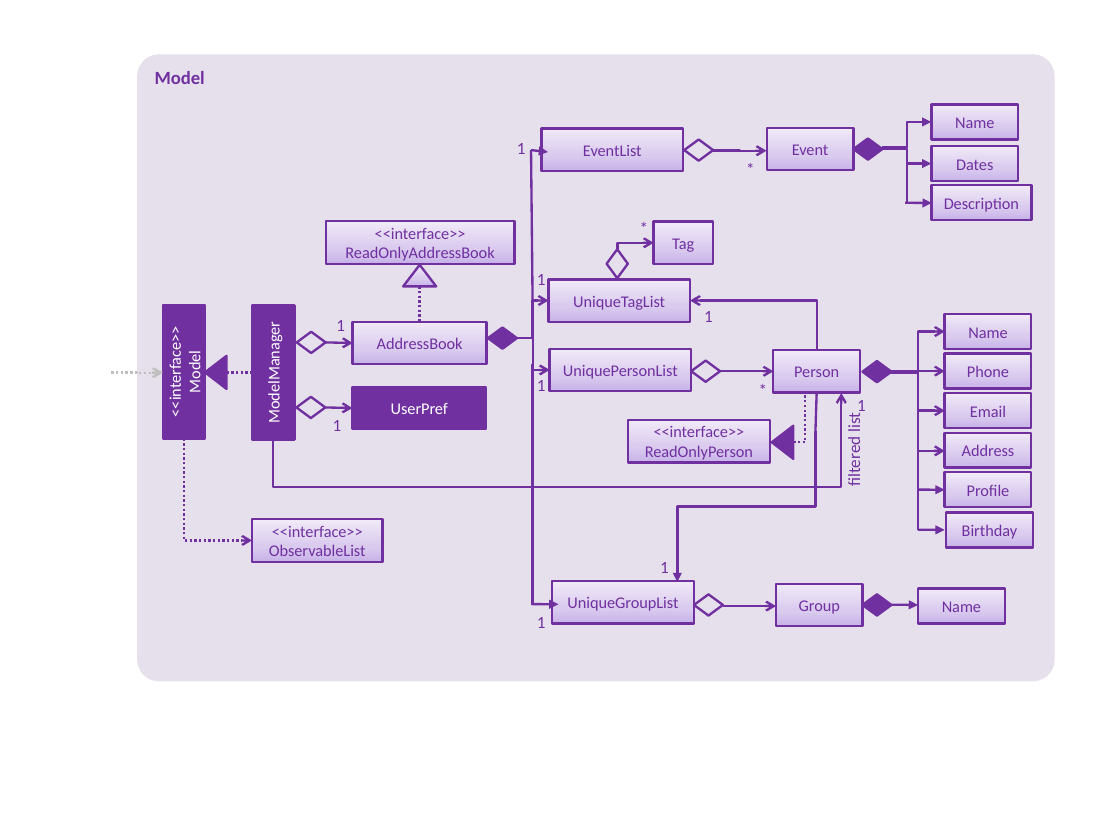
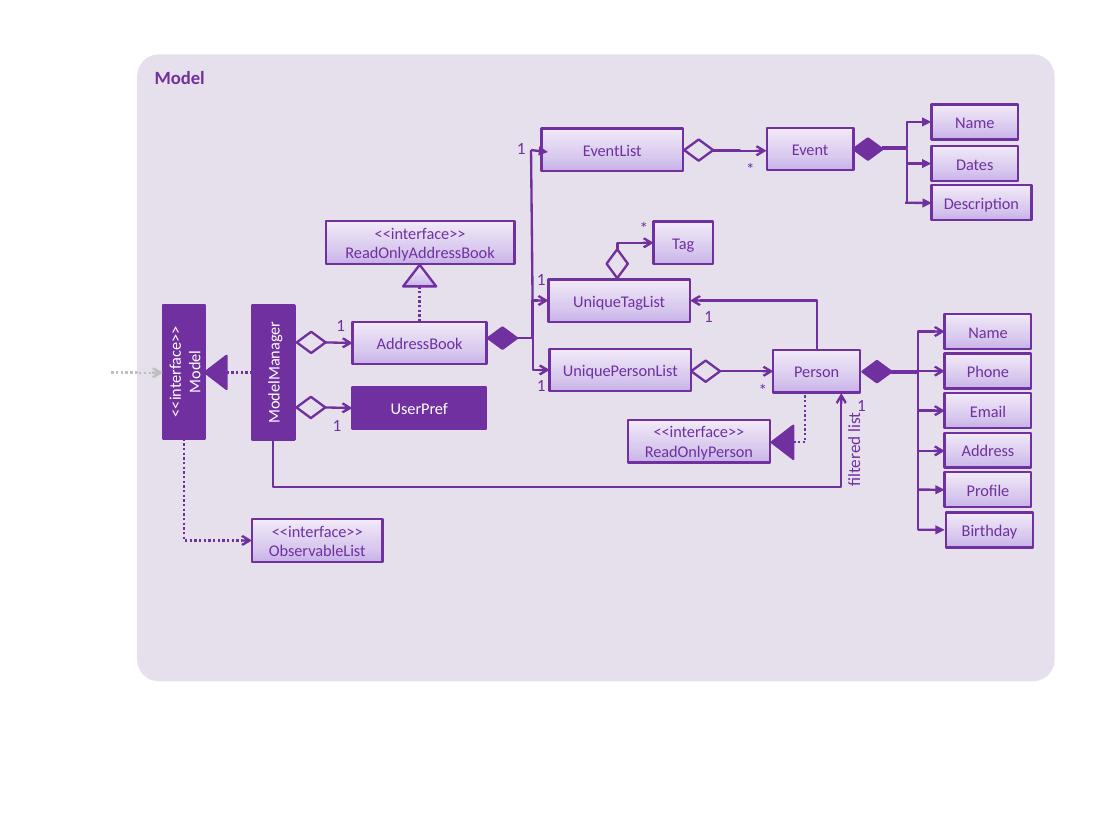
Before and after one commit to yanji1221/main, a slide deck: slide 1 of docs/diagrams/ModelComponentClassDiagram.pptx. Drawn at 1120x840 pixels with LibreOffice and Linux fonts; fonts in the diff are those of the drawing. Boxes give left, top, right and bottom in pixels: in the first picture for what was removed or moved away, otherwise in the second. Text is boxed around its words. In the diff, an @@ line names an element or a change of style, - is before the commit and + after.

```diff
--- a/docs/diagrams/ModelComponentClassDiagram.pptx
+++ b/docs/diagrams/ModelComponentClassDiagram.pptx
@@ line removed from (533, 364) to (533, 605) @@
@@ line removed from (815, 431) to (816, 392) @@
@@ elbow arrow removed from (815, 431) to (678, 582) @@
@@ text removed at (660,562,669,573) @@
-1
@@ rectangle removed at (552,581,694,624) @@
-UniqueGroupList
@@ diamond removed at (694,595,724,616) @@
@@ rectangle removed at (776,584,862,626) @@
-Group
@@ diamond removed at (862,595,892,616) @@
@@ rectangle removed at (918,588,1005,623) @@
-Name
@@ arrow removed from (532, 604) to (559, 605) @@
@@ text removed at (537,617,546,628) @@
-1
@@ elbow arrow removed from (722, 606) to (776, 606) @@
@@ arrow removed from (892, 605) to (918, 605) @@
```
Also in this commit, not shown: 3 other files.
